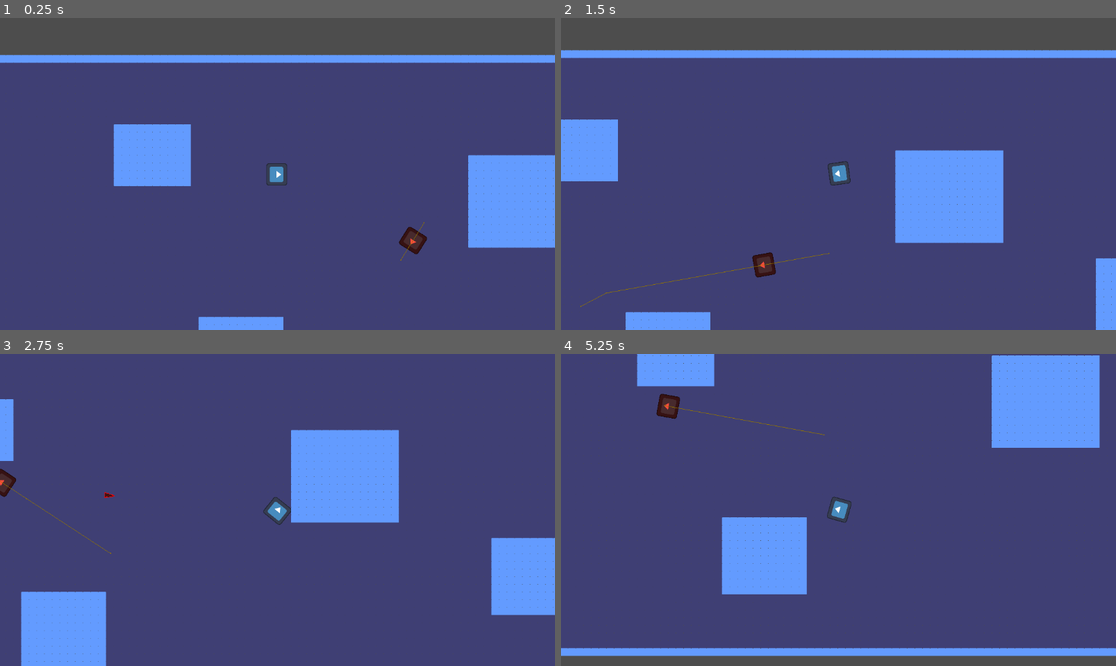
Above: before the commit, frames 1-4 (two rows, left to right).
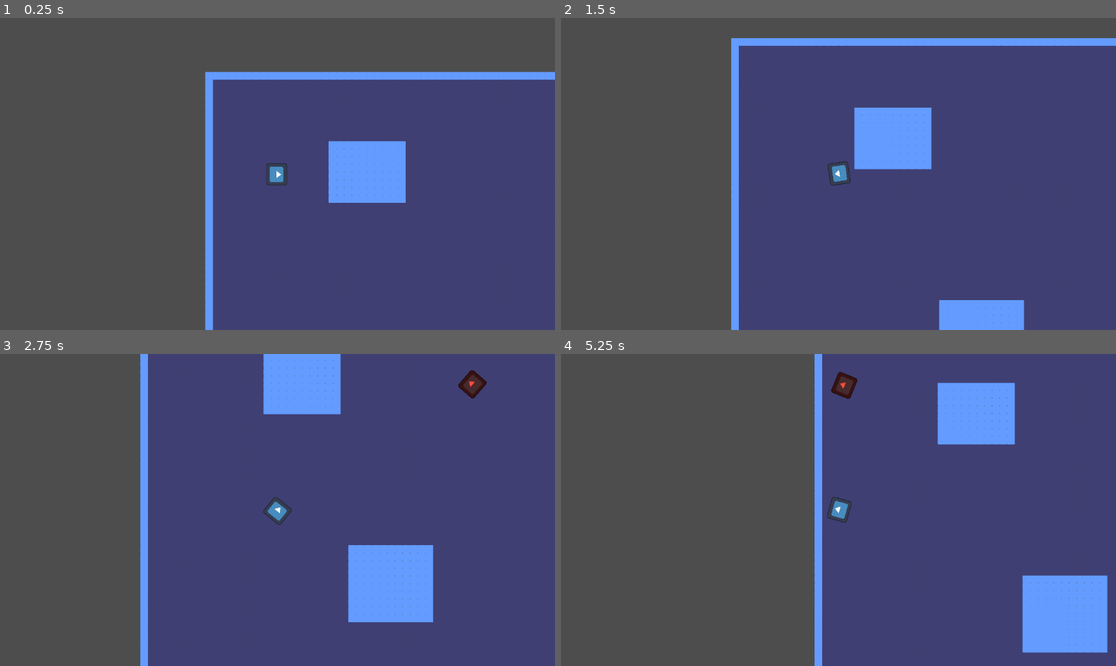
Above: after the commit, the same moments.

Repository: Gorgun-North/project-x
Game: Godot game, scene res://scenes/level_scenes/root.tscn
Two runs of this game, one before a commit and one after it. Both use one fixed random seed, a clock stepped at 60 frames per second and the inputs below. The engine's default icon, where the game draws it, is replaced by a stand-in: a white triangle on a blue panel in a dark square.
Inputs (mouse positions are in pixels of both pictures, inside the frame that each line leads up to):
- Up to frame 1 (0.25 s): no input
- Up to frame 2 (1.5 s): move the mouse to (960, 158) at 0.52 s; hold D (WASD_RIGHT) 0.53-1.28 s; hold Space (SPACEBAR) 0.53-1.28 s; click (960, 158) at 0.6 s; move the mouse to (727, 189) at 1.27 s; hold S (WASD_DOWN) from 1.28 s (still down); tap Space (SPACEBAR) at 1.35 s
- Up to frame 3 (2.75 s): click (166, 525) at 1.55 s; move the mouse to (333, 441) at 2.02 s; release S (WASD_DOWN) at 2.03 s; hold D (WASD_RIGHT) from 2.03 s (still down); hold Space (SPACEBAR) from 2.03 s (still down); click (333, 441) at 2.1 s
- Up to frame 4 (5.25 s): move the mouse to (810, 572) at 2.77 s; release D (WASD_RIGHT) at 2.78 s; release Space (SPACEBAR) at 2.78 s; hold W (WASD_UP) 2.78-3.53 s; tap Space (SPACEBAR) at 2.85, 5.1 s; click (810, 572) at 3.05 s; move the mouse to (1005, 556) at 3.52 s; hold A (WASD_LEFT) 3.53-4.25 s; hold Space (SPACEBAR) 3.53-4.25 s; click (1005, 556) at 3.6 s; tap Escape (ESC) at 4.15 s; click "Resume" at 4.25 s; move the mouse to (672, 463) at 5.02 s; hold A (WASD_LEFT) from 5.03 s (still down)

The runs differ from the first frame. In frame 1, 47% of the frame differs, in the area x 0-100%, y 11-100%; in frame 2, 44%; in frame 3, 42%; in frame 4, 59%, in the area x 0-100%, y 0-100%.

Commit message:
Made the game harder, removed the dodge because it was not a fun mechanic, added a death screen.

Diff:
--- /dev/null
+++ b/scenes/UI_scenes/gameover_hud.tscn
@@ -0,0 +1,88 @@
+[gd_scene load_steps=3 format=3 uid="uid://cvx33pw0eccp4"]
+
+[ext_resource type="Script" uid="uid://byqmjjofua1qm" path="res://scripts/ui_scripts/game_over_UI_script.gd" id="1_vglf5"]
+[ext_resource type="Script" uid="uid://cpmy62l7r8ql0" path="res://scripts/ui_scripts/initiate_game_over.gd" id="2_nskwx"]
+
+[node name="Gameover_hud" type="Control"]
+process_mode = 2
+layout_mode = 3
+anchors_preset = 15
+anchor_right = 1.0
+anchor_bottom = 1.0
+grow_horizontal = 2
+grow_vertical = 2
+script = ExtResource("1_vglf5")
+
+[node name="PanelContainer" type="PanelContainer" parent="."]
+clip_contents = true
+custom_minimum_size = Vector2(3.255, 0)
+layout_mode = 1
+anchors_preset = -1
+anchor_left = 0.5
+anchor_top = 0.88
+anchor_right = 0.5
+anchor_bottom = 0.9
+offset_left = -250.0
+offset_top = -321.04
+offset_right = 250.0
+grow_horizontal = 2
+grow_vertical = 0
+
+[node name="VBoxContainer" type="VBoxContainer" parent="PanelContainer"]
+clip_contents = true
+custom_minimum_size = Vector2(500, 0)
+layout_mode = 2
+size_flags_horizontal = 4
+size_flags_vertical = 4
+theme_override_constants/separation = 100
+alignment = 1
+
+[node name="TextEdit" type="RichTextLabel" parent="PanelContainer/VBoxContainer"]
+custom_minimum_size = Vector2(200, 72.17)
+layout_mode = 2
+size_flags_horizontal = 4
+size_flags_vertical = 0
+size_flags_stretch_ratio = 3.2
+text = "wdwdwadwadwwdawadwadwadwadwwadwadwa"
+horizontal_alignment = 1
+vertical_alignment = 1
+
+[node name="Restart" type="Button" parent="PanelContainer/VBoxContainer"]
+layout_mode = 2
+focus_neighbor_top = NodePath("../Quit")
+focus_neighbor_bottom = NodePath("../Quit")
+text = "Restart"
+
+[node name="Quit" type="Button" parent="PanelContainer/VBoxContainer"]
+layout_mode = 2
+focus_neighbor_top = NodePath("../Restart")
+focus_neighbor_bottom = NodePath("../Restart")
+text = "Quit"
+
+[node name="VBoxContainer" type="PanelContainer" parent="."]
+layout_mode = 1
+anchors_preset = -1
+anchor_left = 0.25
+anchor_top = 0.088
+anchor_right = 0.75
+anchor_bottom = 0.088
+offset_left = -34.0
+offset_right = 34.0
+offset_bottom = 40.0
+grow_horizontal = 2
+
+[node name="LineEdit" type="RichTextLabel" parent="VBoxContainer"]
+layout_mode = 2
+theme_override_font_sizes/normal_font_size = 32
+text = "You Died!"
+fit_content = true
+horizontal_alignment = 1
+vertical_alignment = 1
+
+[node name="Initiate_game_over" type="Node" parent="." node_paths=PackedStringArray("gameover_hud")]
+process_mode = 1
+script = ExtResource("2_nskwx")
+gameover_hud = NodePath("..")
+
+[connection signal="pressed" from="PanelContainer/VBoxContainer/Restart" to="." method="_on_restart_pressed"]
+[connection signal="pressed" from="PanelContainer/VBoxContainer/Quit" to="." method="_on_quit_pressed"]
--- a/scenes/level_scenes/root.tscn
+++ b/scenes/level_scenes/root.tscn
@@ -1,10 +1,11 @@
-[gd_scene load_steps=11 format=4 uid="uid://fm5rcpucimsy"]
+[gd_scene load_steps=12 format=4 uid="uid://fm5rcpucimsy"]
 
 [ext_resource type="PackedScene" uid="uid://c8bibno0p31yd" path="res://scenes/object_scenes/player.tscn" id="1_xcykd"]
 [ext_resource type="PackedScene" uid="uid://oa3qkjuqwrp0" path="res://scenes/object_scenes/enemy.tscn" id="2_0h2vv"]
 [ext_resource type="Texture2D" uid="uid://bhdt8jow0wpvf" path="res://assets/test_assets/greybox_01.png" id="3_8ngge"]
 [ext_resource type="Texture2D" uid="uid://gwjtea5yup1c" path="res://assets/test_assets/greybox_02.png" id="4_56p8p"]
 [ext_resource type="PackedScene" uid="uid://bbpvhvlitgexu" path="res://scenes/UI_scenes/pause_game_hud.tscn" id="5_56p8p"]
+[ext_resource type="PackedScene" uid="uid://cvx33pw0eccp4" path="res://scenes/UI_scenes/gameover_hud.tscn" id="6_r3hiv"]
 
 [sub_resource type="NavigationPolygon" id="NavigationPolygon_56p8p"]
 vertices = PackedVector2Array(400, 1296, 2768, 1360, -784, 1360, -112, 1296, 2480, 1072, 1840, 1072, 2768, -80, 2480, 592, 1616, 688, 1616, 144, 1840, 592, 1008, 688, 400, 816, 16, 432, 1008, 144, -112, 816, -464, 432, 16, 16, -784, -80, -464, 16)
@@ -39,10 +40,10 @@
 [node name="root" type="Node2D"]
 
 [node name="Player" parent="." instance=ExtResource("1_xcykd")]
-position = Vector2(295, 302)
+position = Vector2(-597, 232)
 
 [node name="Enemy" parent="." groups=["Enemy"] instance=ExtResource("2_0h2vv")]
-position = Vector2(904, 505)
+position = Vector2(2621, 878)
 
 [node name="NavigationRegion2D" type="NavigationRegion2D" parent="."]
 navigation_polygon = SubResource("NavigationPolygon_56p8p")
@@ -59,3 +60,7 @@
 [node name="CanvasLayer" type="CanvasLayer" parent="."]
 
 [node name="PauseGameHud" parent="CanvasLayer" instance=ExtResource("5_56p8p")]
+visible = false
+
+[node name="Gameover_hud" parent="CanvasLayer" instance=ExtResource("6_r3hiv")]
+visible = false
--- a/scenes/object_scenes/bullet.tscn
+++ b/scenes/object_scenes/bullet.tscn
@@ -6,7 +6,7 @@
 [node name="bullet" type="Area2D"]
 scale = Vector2(2.5, 2.5)
 script = ExtResource("1_34acm")
-bullet_speed = 2000.0
+bullet_speed = 3500.0
 
 [node name="Sprite2D" type="Sprite2D" parent="."]
 texture_filter = 1
--- a/scenes/object_scenes/enemy.tscn
+++ b/scenes/object_scenes/enemy.tscn
@@ -8,6 +8,7 @@
 [ext_resource type="Script" uid="uid://b4dv7k0e31r3t" path="res://scripts/enemy_scripts/enemy_dodge.gd" id="5_4wdx0"]
 [ext_resource type="Script" uid="uid://ck872vrb6hyd8" path="res://scripts/enemy_scripts/enemy_attack.gd" id="6_8bhn2"]
 [ext_resource type="Script" uid="uid://be7w5hi4ld6f7" path="res://scripts/enemy_scripts/enemy_look_at_player.gd" id="6_vssxo"]
+[ext_resource type="Script" uid="uid://boqdar6ds0u3b" path="res://scripts/player_scripts/player_knockback.gd" id="8_dkigd"]
 
 [sub_resource type="CircleShape2D" id="CircleShape2D_rrwef"]
 radius = 80.0
@@ -39,18 +40,18 @@
 
 [node name="Move" type="Node" parent="state_machine_controller" node_paths=PackedStringArray("nav", "state_machine_controller_node")]
 script = ExtResource("4_rrwef")
+max_speed = 800.0
+min_speed = 600.0
 nav = NodePath("../../NavigationAgent2D")
 go_to_dodge_timer = 2.0
 state_machine_controller_node = NodePath("..")
 
 [node name="Dodge" type="Node" parent="state_machine_controller" node_paths=PackedStringArray("nav", "move_dest_ray")]
 script = ExtResource("5_4wdx0")
-speed = 1000.0
+speed = 1500.0
 nav = NodePath("../../NavigationAgent2D")
 move_dest_ray = NodePath("../../move_destination_raycast")
 target_reached_distance = 150.0
-
-[node name="knockback" type="Node" parent="state_machine_controller"]
 
 [node name="Attack" type="Node" parent="state_machine_controller" node_paths=PackedStringArray("state_machine_controller_node", "enemy_to_player_ray")]
 script = ExtResource("6_8bhn2")
@@ -59,9 +60,15 @@
 go_to_shoot_state_timer = 0.5
 attack_windup_timer_duration = 0.01
 
+[node name="knockback" type="Node" parent="state_machine_controller" node_paths=PackedStringArray("entity_instance", "state_machine_controller_instance")]
+script = ExtResource("8_dkigd")
+entity_instance = NodePath("../..")
+state_machine_controller_instance = NodePath("..")
+knockback = 400.0
+knockback_duration = 0.15
+
 [node name="NavigationAgent2D" type="NavigationAgent2D" parent="."]
 radius = 80.0
-debug_enabled = true
 debug_use_custom = true
 debug_path_custom_color = Color(0.577629, 0.459409, 0, 1)
 
--- a/scenes/object_scenes/player.tscn
+++ b/scenes/object_scenes/player.tscn
@@ -5,9 +5,9 @@
 [ext_resource type="Script" uid="uid://wg4kyxho2lon" path="res://scripts/player_scripts/player_move.gd" id="2_gfahr"]
 [ext_resource type="Script" uid="uid://bxrfkv7bc6ydf" path="res://scripts/support_scripts/state_controller.gd" id="3_gfahr"]
 [ext_resource type="Script" uid="uid://db4to3nv4681q" path="res://scripts/player_scripts/player_idle.gd" id="4_7vqky"]
-[ext_resource type="Script" uid="uid://d1l0ieqx84tnc" path="res://scripts/player_scripts/player_dodge.gd" id="4_rerrf"]
 [ext_resource type="Script" uid="uid://cne6cycqyygxn" path="res://scripts/player_scripts/player_mouse_look.gd" id="5_u2ccb"]
 [ext_resource type="Script" uid="uid://bbtb6daq4omy7" path="res://scripts/player_scripts/player_attack.gd" id="7_8iuoe"]
+[ext_resource type="Script" uid="uid://boqdar6ds0u3b" path="res://scripts/player_scripts/player_knockback.gd" id="7_tx6aq"]
 
 [sub_resource type="CircleShape2D" id="CircleShape2D_u2ccb"]
 radius = 56.0892
@@ -15,6 +15,7 @@
 [node name="Player" type="CharacterBody2D" groups=["Player"]]
 safe_margin = 8.0
 script = ExtResource("1_j2f7r")
+health = 50
 
 [node name="Sprite2D" type="Sprite2D" parent="."]
 position = Vector2(-3, 2)
@@ -35,16 +36,9 @@
 
 [node name="Move" type="Node" parent="State_controller"]
 script = ExtResource("2_gfahr")
-player_speed = 400.0
+player_speed = 700.0
 
-[node name="Dodge" type="Node" parent="State_controller" node_paths=PackedStringArray("dodge_cooldown_timer", "input_mode", "aim_ray")]
-script = ExtResource("4_rerrf")
-dodge_speed = 900.0
-dodge_duration = 0.5
-dodge_cooldown_timer = NodePath("dodge_cooldown_timer")
-dodge_cooldown = 1.0
-input_mode = NodePath("../../Mouse_look")
-aim_ray = NodePath("../../Aim_raycast")
+[node name="Dodge" type="Node" parent="State_controller"]
 
 [node name="dodge_cooldown_timer" type="Timer" parent="State_controller/Dodge"]
 one_shot = true
@@ -52,6 +46,12 @@
 [node name="Idle" type="Node" parent="State_controller"]
 script = ExtResource("4_7vqky")
 decelaration = 6000.0
+
+[node name="Knockback" type="Node" parent="State_controller" node_paths=PackedStringArray("entity_instance", "state_machine_controller_instance")]
+script = ExtResource("7_tx6aq")
+entity_instance = NodePath("../..")
+state_machine_controller_instance = NodePath("..")
+knockback = 400.0
 
 [node name="player_camera" type="Camera2D" parent="."]
 zoom = Vector2(0.5, 0.5)
@@ -74,3 +74,5 @@
 [node name="Aim_raycast" type="RayCast2D" parent="."]
 position = Vector2(61, 0)
 target_position = Vector2(10000, 0)
+
+[connection signal="got_hit" from="." to="State_controller/Knockback" method="_on_player_got_hit"]
--- /dev/null
+++ b/scripts/deprecated/player_dodge2.gd
@@ -0,0 +1,66 @@
+extends states
+class_name player_dodge2
+
+@export var dodge_speed: float = 700
+@export var dodge_duration: float = 0.3
+
+@export var state_machine_controller_instance: state_machine_controller
+
+@export var dodge_cooldown_timer: Timer
+@export var dodge_cooldown: float
+
+var dodge_timer: float = 0.0
+var input_vector : Vector2 = Vector2.ZERO
+
+@export var input_mode: mouse_look
+@export var aim_ray: RayCast2D
+
+func _ready() -> void:
+	dodge_cooldown_timer.wait_time = dodge_cooldown
+
+func Physics_Update(delta) -> void:
+	dodge_timer -= delta
+
+	print(dodge_timer)
+	body.velocity = input_vector * dodge_speed
+
+
+	if dodge_timer <= 0.0:
+		Transitioned.emit(self, "Idle")
+
+func Entered() -> void:
+	dodge_timer = dodge_duration
+
+
+func _physics_process(delta: float) -> void:
+	#print(state_machine_controller_instance.current_state)
+	#print(dodge_cooldown_timer.time_left)
+	print(input_vector)
+
+	if input_vector == Vector2.ZERO:
+		print("sdfujd's")
+
+	if !dodge_cooldown_timer.is_stopped():
+		return
+
+	if state_machine_controller_instance.current_state == state_machine_controller_instance.states_dict.get("dodge"):
+		return
+
+	if Input.is_action_pressed("SPACEBAR"):
+		input_vector.x = Input.get_action_strength("WASD_RIGHT") - Input.get_action_strength("WASD_LEFT")
+		input_vector.y = Input.get_action_strength("WASD_DOWN") - Input.get_action_strength("WASD_UP")
+		input_vector = input_vector.normalized()
+
+		if input_vector != Vector2.ZERO:
+			Transitioned.emit(state_machine_controller_instance.current_state, "Dodge")
+
+
+
+
+
+
+func Exit() -> void:
+	input_vector = Vector2.ZERO
+
+	if dodge_cooldown_timer.is_stopped():
+		dodge_cooldown_timer.start()
--- a/scripts/object_scripts/bullet_script.gd
+++ b/scripts/object_scripts/bullet_script.gd
@@ -29,9 +29,7 @@
 				targetbody = i
 
 				targetbody.take_damage(bullet_damage)
+				targetbody.got_hit.emit(dir)
 				print(targetbody, ": ", targetbody.health)
 
-				if targetbody.health == 0 and targetbody.name.begins_with("Player"):
-					get_tree().quit()
-
 		self.queue_free()
--- a/scripts/player_scripts/player_attack.gd
+++ b/scripts/player_scripts/player_attack.gd
@@ -15,7 +15,6 @@
 	attack_cooldown_timer.wait_time = rate_of_fire
 
 func _process(_delta: float) -> void:
-	print(input_mode.mouse_look_mode)
 
 	if !attack_cooldown_timer.is_stopped():
 		return
--- a/scripts/player_scripts/player_idle.gd
+++ b/scripts/player_scripts/player_idle.gd
@@ -14,7 +14,5 @@
 		#Smoothly stops the movement of the player once they stop moving.
 		body.velocity = body.velocity.move_toward(Vector2.ZERO, decelaration * _delta)
 
-	if Input.is_action_just_pressed("SPACEBAR"):
-		Transitioned.emit(self, "dodge")
-	elif input_vector != Vector2.ZERO:
+	if input_vector != Vector2.ZERO:
 		Transitioned.emit(self, "move")
--- /dev/null
+++ b/scripts/player_scripts/player_knockback.gd
@@ -0,0 +1,32 @@
+extends states
+class_name player_knockback
+
+@export var entity_instance: entity
+@export var state_machine_controller_instance: state_machine_controller
+
+@export var knockback: float = 800.0
+@export var knockback_duration: float = 0.3
+
+var knockback_timer: float = 0.0
+
+func _ready() -> void:
+	if entity_instance:
+		entity_instance.got_hit.connect(_on_player_got_hit)
+
+func Entered() -> void:
+	knockback_timer = knockback_duration
+
+func Physics_Update(delta) -> void:
+	knockback_timer -= delta
+
+	if knockback_timer <= 0.0:
+		Transitioned.emit(self, "Idle")
+
+
+func _on_player_got_hit(hit_direction: Vector2) -> void:
+	if state_machine_controller_instance:
+		Transitioned.emit(state_machine_controller_instance.current_state, "Knockback")
+
+		entity_instance.velocity = hit_direction.normalized() * knockback
+		#var calc_angle = (entity_instance.global_position - hit_direction).normalized()
+		#entity_instance.velocity = calc_angle * knockback
--- a/scripts/player_scripts/player_move.gd
+++ b/scripts/player_scripts/player_move.gd
@@ -17,10 +17,7 @@
 
 	body.velocity = input_vector * player_speed
 
-	if Input.is_action_just_pressed("SPACEBAR"):
-		Transitioned.emit(self, "dodge")
-
-	elif input_vector == Vector2.ZERO:
+	if input_vector == Vector2.ZERO:
 		Transitioned.emit(self, "idle")
 	else:
 		last_input_vector = input_vector #Keep the last input up to date until the state changes
--- a/scripts/support_scripts/entity.gd
+++ b/scripts/support_scripts/entity.gd
@@ -1,11 +1,14 @@
 extends CharacterBody2D
 class_name entity
 
-var health: int = 100
+signal got_hit(hit_direction: Vector2)
+
+@export var health: int = 100
 
 func take_damage(damage: int):
 	health -= damage
 
 func _process(_delta: float) -> void:
-	if health == 0:
-		self.queue_free()
+	if !self.name.begins_with("Player"):
+		if health == 0:
+			self.queue_free()
--- /dev/null
+++ b/scripts/support_scripts/knockback.gd
@@ -0,0 +1,20 @@
+extends Node
+
+@export var entity_instance: entity
+
+@export var knockback: float = 800.0
+
+func _ready() -> void:
+	if entity_instance:
+		self.entity_instance.got_hit.connect(_register_knockback)
+
+func _register_knockback(hit_direction: Vector2):
+	if !entity_instance:
+		return
+
+	if !hit_direction:
+		return
+
+	var calc_angle = (entity_instance.global_position - hit_direction).normalized()
+	entity_instance.velocity = calc_angle * knockback
+	entity_instance.move_and_slide()
--- /dev/null
+++ b/scripts/ui_scripts/game_over_UI_script.gd
@@ -0,0 +1,17 @@
+extends Control
+
+func _ready() -> void:
+	hide()
+
+func resume() -> void:
+	self.hide()
+	get_tree().paused = false
+
+
+func _on_quit_pressed() -> void:
+	get_tree().quit()
+
+
+func _on_restart_pressed() -> void:
+	resume()
+	get_tree().reload_current_scene()
--- /dev/null
+++ b/scripts/ui_scripts/initiate_game_over.gd
@@ -0,0 +1,25 @@
+extends Node
+
+var player: entity
+@export var gameover_hud: Control
+
+var game_over_text: Array = [
+	"Looks like you're at till lunch...",
+	"No gamer time for you",
+	"Skill issue",
+	"Why don't you try again :)"
+]
+
+var rng = RandomNumberGenerator.new()
+
+func _ready() -> void:
+	player = get_tree().get_first_node_in_group("Player")
+	rng.randomize()
+	var get_random_index = randi_range(0, game_over_text.size() - 1)
+	$"../PanelContainer/VBoxContainer/TextEdit".text = game_over_text[get_random_index]
+func _process(_delta: float) -> void:
+	if player:
+		if player.health <= 0:
+			get_tree().paused = true
+			gameover_hud.show()
+			$"../PanelContainer/VBoxContainer/Restart".grab_focus()
--- a/scripts/ui_scripts/pause_menu_script.gd
+++ b/scripts/ui_scripts/pause_menu_script.gd
@@ -16,7 +16,6 @@
 
 
 func _on_resume_pressed() -> void:
-	print("dwwawa")
 	resume()
 
 
Not shown, added: export_presets.cfg
Not shown: 1 places in scenes/object_scenes/enemy.tscn that only renumber resources
Renamed: scripts/player_scripts/player_dodge.gd.uid -> scripts/deprecated/player_dodge.gd.uid
Not shown, added: scripts/deprecated/player_dodge2.gd.uid
Not shown, added: scripts/player_scripts/player_knockback.gd.uid
Not shown, added: scripts/support_scripts/knockback.gd.uid
Not shown, added: scripts/ui_scripts/game_over_UI_script.gd.uid
Not shown, added: scripts/ui_scripts/initiate_game_over.gd.uid
